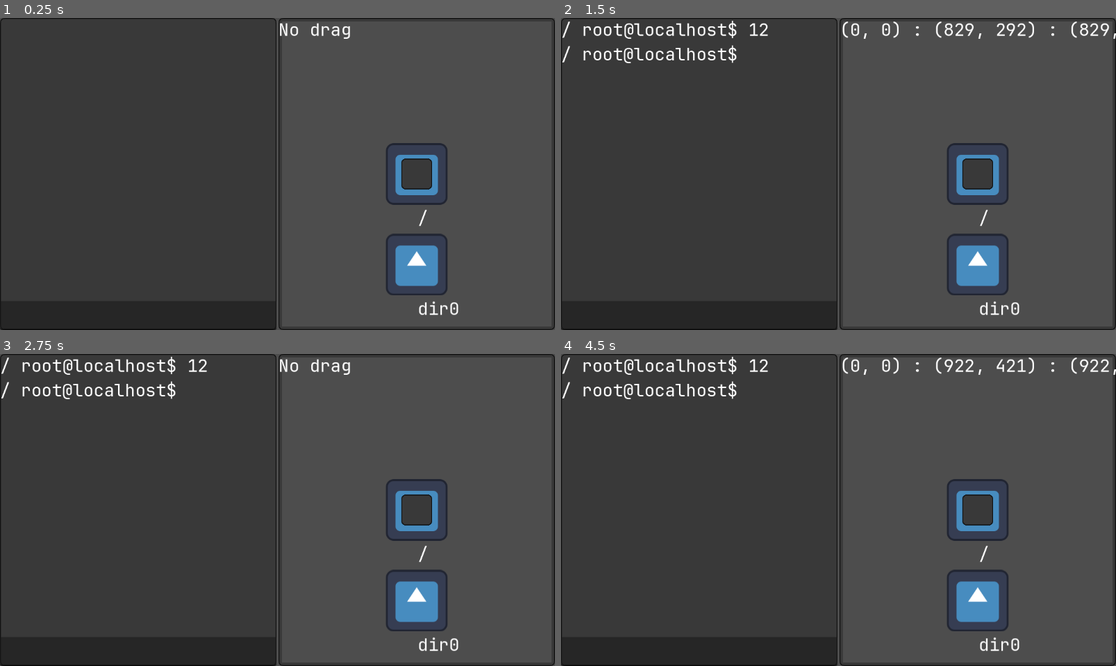
Above: before the commit, frames 1-4 (two rows, left to right).
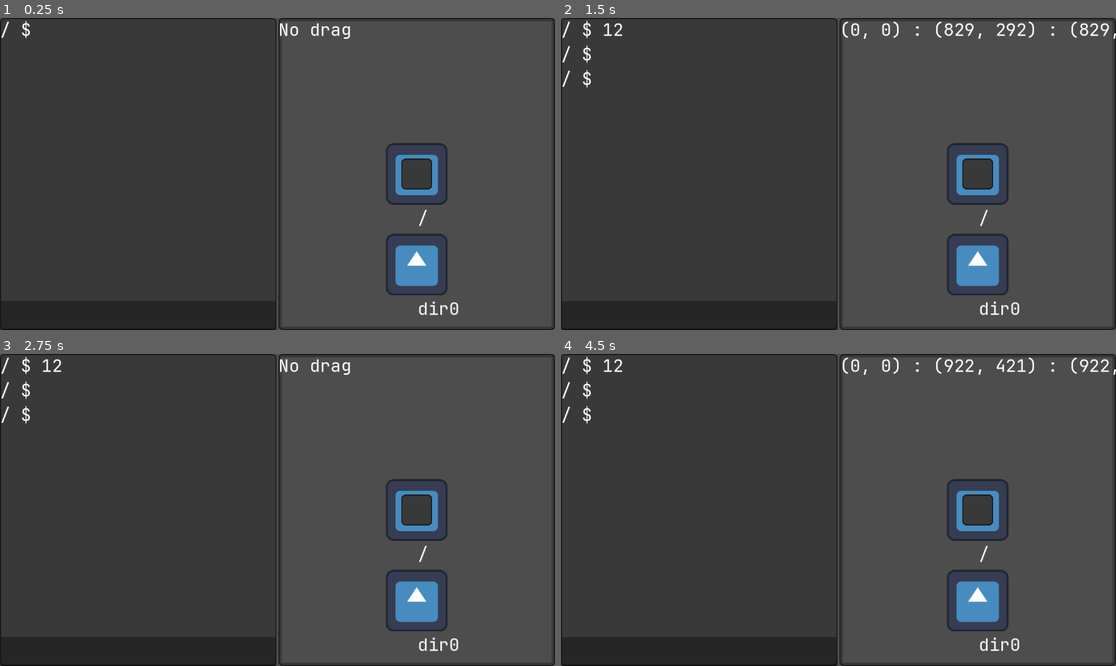
Above: after the commit, the same moments.

Repository: Curtis-Barnhart/GVS
Game: Godot game, scene res://Main.tscn
Two runs of this game, one before a commit and one after it. Both use one fixed random seed, a clock stepped at 60 frames per second and the inputs below. The engine's default icon, where the game draws it, is replaced by a stand-in: a white triangle on a blue panel in a dark square.
Inputs (mouse positions are in pixels of both pictures, inside the frame that each line leads up to):
- Up to frame 1 (0.25 s): no input
- Up to frame 2 (1.5 s): click (699, 314) at 0.52 s; type "12" at 0.6 s; tap Enter at 1.25, 1.35 s; move the mouse to (960, 158) at 1.27 s; click (960, 158) at 1.42 s
- Up to frame 3 (2.75 s): tap Space at 2 s; drag from (166, 525) to (416, 510) at 2.02 s
- Up to frame 4 (4.5 s): tap Enter at 2.75, 2.85, 4.25, 4.35 s; move the mouse to (894, 441) at 2.77 s; click (894, 441) at 2.92 s; tap Space at 3.5 s; drag from (810, 572) to (977, 600) at 3.52 s; move the mouse to (1005, 556) at 4.27 s; click (1005, 556) at 4.42 s

The runs differ from the first frame. In frame 1, less than 0.1% of the frame differs, in the area x 0-6%, y 0-7%; in frame 2, 1.1%, in the area x 0-38%, y 0-23%; in frame 3, 1.1%; in frame 4, 1.1%.

Commit message:
Commented code in Main scene and GVShell. Made minor cleanups to GVShell source.

Diff:
--- a/gvm/shell/gv_shell.gd
+++ b/gvm/shell/gv_shell.gd
@@ -1,68 +1,106 @@
+## GVShell is a class that acts as a sort of shell.
+## It allows someone interacting with it to manipulate a backing
+## filesystem (the GVShell contains a FSManager instance).
+
 class_name GVShell
 extends NinePatchRect
 
-var PATH: Array[String]
+## Stores the current working directory of the shell.
+## Aside from after the GVShell is initialized but before setup() is called,
+## this must always be a valid path to a directory in the backing filesystem.
 var CWD: FSPath = FSPath.new([])
+## The filesystem that this GVShell is attached to.
 var fs_man: FSManager = null
+## This the GVShell's "fake" IOQueue - it can give it to a process as the
+## process' stdout, but instead of collecting text,
+## it will immediately print to the GVShell's display
 var shell_write: ShellWriter = ShellWriter.new()
-const sh_prompt: String = "root@localhost$ "
-static var scroll_frames: int = 1
+## Due to the ordering of signals and events, we need to have a way to queue up
+## a scrolling down motion a frame in the future.
+## When scroll_frames > 0, the _process function knows to scroll down
+## and decrement scroll_frames.
+var scroll_frames: int = 1
 
+## history is a label that displays the past history of all commands
+## and command outputs.
 @onready var history: Label = $ScrollContainer/VBoxContainer/History
+## prompt is the prompt to the user to enter text.
 @onready var prompt: TextEdit = $ScrollContainer/VBoxContainer/Prompt
+## scroll is the scroll container that contains all visual elements
+## (the history and prompt).
+## We only need a reference to this so we can scroll down automatically
+## after any user input or text output occurs.
 @onready var scroll: ScrollContainer = $ScrollContainer
 
 
+## ShellWriter is a special IOQueue that prints out any received text
+## to the history Label of the GVShell.
+## Because there should only ever exist one, we don't worry about a c'tor.
+class ShellWriter extends IOQueue:
+    ## GVShell who owns this ShellWriter so we can set their scroll_frames
+    ## after printing to their screen.
+    var shell: GVShell
+
+    ## Overrides IOQueue's write method to write immediately to history Label.
+    ##
+    ## @param str: message to write to the history Label.
+    func write(str: String) -> void:
+        self.shell.history.text += str
+        self.shell.scroll_frames = 1
+
+
+## GVShell needs to be given an FSManager so that it can interact with
+## a filesystem (that it does not own).
+## We throw this into a setup function in case there is anything else
+## that we will want to initialize in the future.
+##
+## @param fs_manager: the file system to attach to this GVShell.
 func setup(fs_manager: FSManager) -> void:
     self.fs_man = fs_manager
+    # Set initial history text to show first prompt so it's not empty
+    self.history.text = "/ $ "
 
 
-# We do this because on resize of the prompt, we scroll,
-# but the actual resizing occurs just after that scroll,
-# so we need a way to scroll for 2 frames and not just 1
-func scroll_bottom() -> void:
-    self.scroll_frames = 1
+## On entering the scene, we set give GVShell's history Label to
+## the sole ShellWriter instance so that it knows where to write.
+func _ready() -> void:
+    self.shell_write.shell = self
 
 
-# Called when the node enters the scene tree for the first time.
-func _ready() -> void:
-    self.scroll_bottom()
-    self.shell_write.history = self.history
-    pass # Replace with function body.
-
-
-# Called every frame. 'delta' is the elapsed time since the previous frame.
+## Every frame we scroll down if scroll_frames has been set.
+##
+## @param delta: elapsed time since the previous frame.
 func _process(delta: float) -> void:
     if self.scroll_frames > 0:
         self.scroll.scroll_vertical = 999999
         self.scroll_frames -= 1
 
 
-func write(msg: String) -> void:
-    self.history.text += msg + "\n"
+## This is called when the prompt detects that the user has hit enter
+## while typing into it.
+## We now have a chance to process what the user has written,
+## which at the moment is done in a huge pattern matching statement.
+## At some point this will probably have to be more sophisticated?
+func _on_prompt_user_entered() -> void:
+    self.history.text += self.prompt.text + "\n"
 
-
-class ShellWriter extends IOQueue:
-    var history: Label
-
-    func write(str: String) -> void:
-        self.history.text += str
-
-
-func _on_prompt_user_entered() -> void:
-    self.history.text += self.CWD.as_string() \
-                      + " " \
-                      + GVShell.sh_prompt \
-                      + self.prompt.text \
-                      + "\n"
-
-    # Array[String] I HATE TYPE ERASURE I HATE TYPE ERASURE I HATE TYPE ERA
     var input: PackedStringArray = self.prompt.text.split(" ", false)
     match Array(input):
+        # A process cannot be made for cd because it would have to
+        # be able to access the GVShell's CWD, which... on second thought,
+        # is actually totally reasonable and could be done eventually.
+        ["cd"]:
+            self.CWD = FSPath.new([])
         ["cd", var where]:
             var loc: FSPath = self.CWD.compose(FSPath.new(where.split("/")))
             if self.fs_man.contains_dir(loc):
                 self.CWD = self.fs_man.reduce_path(loc)
+            elif self.fs_man.contains_file(loc):
+                self.history.text += "-gvs: cd: %s: Not a directory\n"
+            else:
+                self.history.text += "-gvs: cd: %s: No such file or directory\n"
+        ["cd", ..]:
+            self.history.text += "-gvs: cd: too many arguments\n"
         ["mkdir", ..]:
             var mkdir_proc: ProcessMkdir = ProcessMkdir.new(
                 self.fs_man,
@@ -90,12 +128,16 @@
                 self.CWD
             )
             ls_proc.run()
+        # remove history on single command "clear"
         ["clear"]:
             self.history.text = ""
-        ["exit"]:
+        ["clear", ..]:
+            self.history.text += "Usage: clear\n"
+        ["exit", ..]:
             self.get_tree().quit(0)
         var huh:
             print("no match (%s)" % " ".join(input))
 
     self.prompt.clear()
-    self.scroll_bottom()
+    self.history.text += self.CWD.as_string() + " $ "
+    self.scroll_frames = 1
--- a/main.gd
+++ b/main.gd
@@ -1,21 +1,38 @@
+## This class is the root of everything going on.
+## It manages a GVShell instance, which is the textual interface to the user,
+## As well as a FSViewport instance, which is the graphical interface
+## to the user.
+
 extends HBoxContainer
 
+## A reference to the child GVShell instance - the textual interface
+## for the user.
 @onready var GVShell = $GvShell
 # This feels like very bad practice
 @onready var prompt = $GvShell/ScrollContainer/VBoxContainer/Prompt
 @onready var ViewpointContainer = $FsViewport/SubViewportContainer
 
+## A reference to the child FSViewport instance - the visual interface
+## for the user.
+@onready var FSViewport = $FsViewport
 
-# We want to forward the first click on the FsViewport
-# (and actually to anyone else who wants it when we add more elements)
-# because the input isn't going to FsViewport if FsViewport doesn't have focus,
-# which happens on the first click while the prompt has focus
+
+## It would be helpful to be able to forward user input to the
+## FSViewport when the GVShell terminal has focus
+## (specifically its text input component).
+## This function takes input that is not handled by the GVShell
+## (e.g. clicks on the FSViewport that is part of the Main scene)
+## and sends them to the FSViewport.
+##
+## @param event: The event to forward to the FSViewport.
 func _input(event: InputEvent) -> void:
     if event is InputEventMouseButton and self.get_viewport().gui_get_focus_owner() == self.prompt:
         self.ViewpointContainer._input(event)
 
 
-# Called when the node enters the scene tree for the first time.
+## As the FSManager - the filesystem - is not a scene,
+## it is created as a local variable and references to it are handed out
+## to anyone who might need one (GVShell and FSViewport)
 func _ready() -> void:
     var test: FSManager = FSManager.new()
     $GvShell.setup(test)
@@ -24,5 +41,5 @@
 
 
 # Called every frame. 'delta' is the elapsed time since the previous frame.
-func _process(delta: float) -> void:
-    pass
+# func _process(delta: float) -> void:
+#     pass
